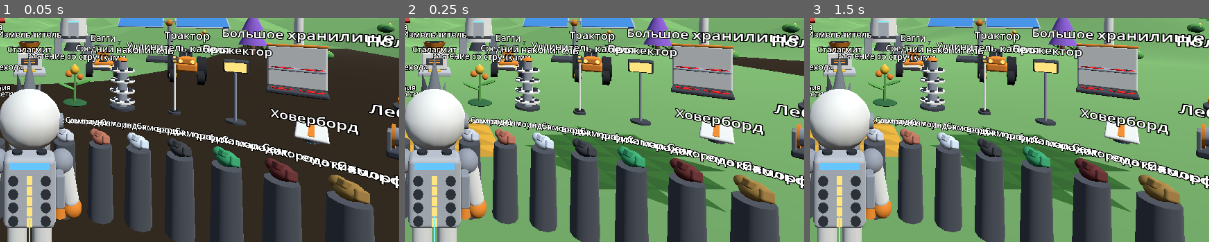
Above: before the commit, frames 1-3 (left to right).
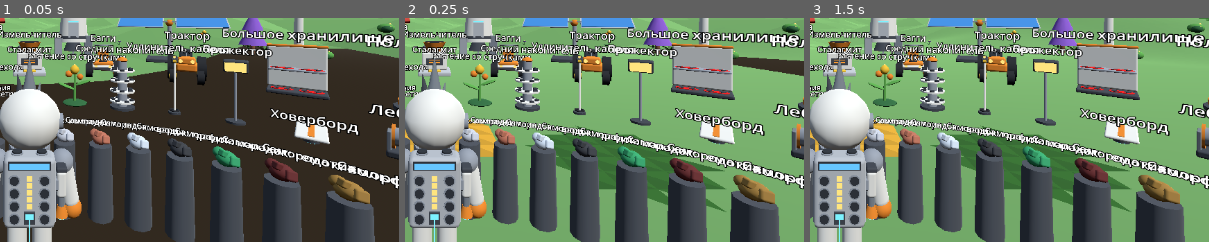
Above: after the commit, the same moments.

Repository: Vano3667/Astro-Planet
Game: Godot game, scene res://main.tscn
Same seed, same stepped clock (60 frames per second), same inputs: the game is played once before the commit and once after it.
Inputs:
- Up to frame 1 (0.05 s): no input
- Up to frame 2 (0.25 s): no input
- Up to frame 3 (1.5 s): tap Enter at 1.25 s
The pictures show only the part of the screen within x 46-96%, y 50-100%; the shares and areas given below are measured in that part.

The runs differ from the first frame. In frame 1, 1.5% of the frame differs, in the area x 2-18%, y 58-94%; in frame 2, 1.5%; in frame 3, 1.5%.

Commit message:
Модели, набор 5: рюкзак исправлен по первой просмотренной картинке
Агент впервые увидел картинку модели (backpack.png, прислана в чат).
Исправлено то, что видно на картинке: круглые слоты были гранёными и
торчали кнопками, инструмент сбоку читался как серый брусок, у отдельного
рюкзака инструмент был с другой стороны, чем у рюкзака на спине персонажа.
Добавлена панель печати внизу по центру (своя раскладка, описания
персонажа ещё нет).

Diff:
--- a/game/models/index.gd
+++ b/game/models/index.gd
@@ -3,14 +3,19 @@
 #   get_parts(id), get_color(key), get_tint(key), get_catalog().
 # Sets are looked up from the newest to the oldest, so a newer set can replace a model.
 # To add a set: write models_setN.gd like models_set4.gd and add it here.
+# Set 5 only replaces existing models (fixes after looking at pictures): no catalog, no palette.
 
 const Set2 := preload("res://models/models.gd")
 const Set3 := preload("res://models/models_set3.gd")
 const Set4 := preload("res://models/models_set4.gd")
+const Set5 := preload("res://models/models_set5.gd")
 
 
 static func get_parts(id: String) -> Array:
-	var p: Array = Set4.parts4(id)
+	var p: Array = Set5.parts5(id)
+	if not p.is_empty():
+		return p
+	p = Set4.parts4(id)
 	if not p.is_empty():
 		return p
 	p = Set3.parts3(id)
--- /dev/null
+++ b/game/models/models_set5.gd
@@ -0,0 +1,81 @@
+extends "res://models/models.gd"
+# Model set 5: fixes made after looking at rendered pictures of the models.
+# The first picture the agent could actually see was backpack.png (2026-11-24).
+# What was wrong in it and is fixed here:
+#   - round slots had 12 sides and looked faceted;
+#   - slots stuck out like buttons instead of looking like sockets;
+#   - the tool on the side read as a plain gray block with an orange bit;
+#   - the stand-alone backpack was a mirror image of the one worn by the explorer.
+# The layout (bar on top, gauge in the middle, printer panel at the bottom) is an own
+# layout. The appearance description of the character is not collected yet
+# (astro-planet-research, data/appearance/character.md); redo this set when it arrives.
+# Written without running the engine; checked by tools/check_models.gd.
+
+# Number of parts in _explorer2() before the backpack parts are appended.
+# Keep in sync with models.gd.
+const EXPLORER_BODY_PARTS := 22
+
+# Sides of round details that are looked at from close up.
+const ROUND := 20
+
+
+static func parts5(id: String) -> Array:
+	match id:
+		"backpack":
+			return _backpack5()
+		"explorer":
+			return _explorer5()
+	return []
+
+
+# Backpack body with its details. oy = height of the bottom, oz = center depth,
+# f = +1 if the detailed face looks to +Z (worn on the back), -1 if it looks to -Z.
+# The tool hangs on the right side when you look at the detailed face.
+static func _pack5(oy: float, oz: float, f: float) -> Array:
+	var face: float = oz + f * 0.11
+	var a: Array = [
+		rb(0.46, 0.62, 0.22, 0.0, oy + 0.31, oz, "gray_light", 0.05),
+		# oxygen bar in a dark frame
+		bx(0.37, 0.075, 0.012, 0.0, oy + 0.56, face + f * 0.001, "slot"),
+		bx(0.34, 0.05, 0.016, 0.0, oy + 0.56, face + f * 0.007, "glow_blue"),
+		# printer panel at the bottom of the middle column
+		rb(0.10, 0.11, 0.014, 0.0, oy + 0.115, face + f * 0.003, "gray_dark", 0.01),
+		bx(0.07, 0.045, 0.010, 0.0, oy + 0.13, face + f * 0.011, "glow_cyan"),
+	]
+	# two widget slots on top: a light rim and a dark socket
+	for sx in [-1.0, 1.0]:
+		a.append(cy(0.11, 0.016, sx * 0.11, oy + 0.622, oz, "suit_gray", 0.0, 0.0, 0.0, -1.0, ROUND))
+		a.append(cy(0.086, 0.03, sx * 0.11, oy + 0.63, oz, "slot", 0.0, 0.0, 0.0, -1.0, ROUND))
+	# power gauge: five segments above the printer panel
+	for k in 5:
+		a.append(bx(0.045, 0.04, 0.014, 0.0, oy + 0.215 + 0.06 * k, face + f * 0.005, "glow_yellow"))
+	# eight slots in two columns: a light rim with a dark socket in front of it
+	for j in 4:
+		var y: float = oy + 0.105 + 0.11 * j
+		for sx in [-1.0, 1.0]:
+			a.append(cy(0.100, 0.010, sx * 0.13, y, face + f * 0.002, "suit_gray", 90.0, 0.0, 0.0, -1.0, ROUND))
+			a.append(cy(0.078, 0.012, sx * 0.13, y, face + f * 0.006, "slot", 90.0, 0.0, 0.0, -1.0, ROUND))
+	# digging tool hanging nozzle down on a clip
+	var hx: float = f * 0.285
+	a.append(bx(0.05, 0.10, 0.10, f * 0.245, oy + 0.36, oz, "suit_gray"))
+	a.append(rb(0.09, 0.24, 0.11, hx, oy + 0.36, oz, "suit", 0.03))
+	a.append(rb(0.10, 0.05, 0.12, hx, oy + 0.49, oz, "gray_dark", 0.02))
+	a.append(cy(0.06, 0.10, hx, oy + 0.20, oz, "gray", 0.0, 0.0, 0.0, -1.0, 16))
+	a.append(cy(0.12, 0.09, hx, oy + 0.11, oz, "orange", 0.0, 0.0, 0.0, 0.07, 16))
+	a.append(cy(0.10, 0.012, hx, oy + 0.062, oz, "glow_cyan", 0.0, 0.0, 0.0, -1.0, 16))
+	return a
+
+
+static func _backpack5() -> Array:
+	var a: Array = _pack5(0.0, 0.0, -1.0)
+	# two straps on the side that touches the back
+	a.append(bx(0.06, 0.46, 0.03, -0.12, 0.31, 0.12, "gray_dark"))
+	a.append(bx(0.06, 0.46, 0.03, 0.12, 0.31, 0.12, "gray_dark"))
+	return a
+
+
+# The explorer from set 2 with the new backpack on the back.
+static func _explorer5() -> Array:
+	var a: Array = get_parts("explorer").slice(0, EXPLORER_BODY_PARTS)
+	a.append_array(_pack5(0.66, 0.37, 1.0))
+	return a
